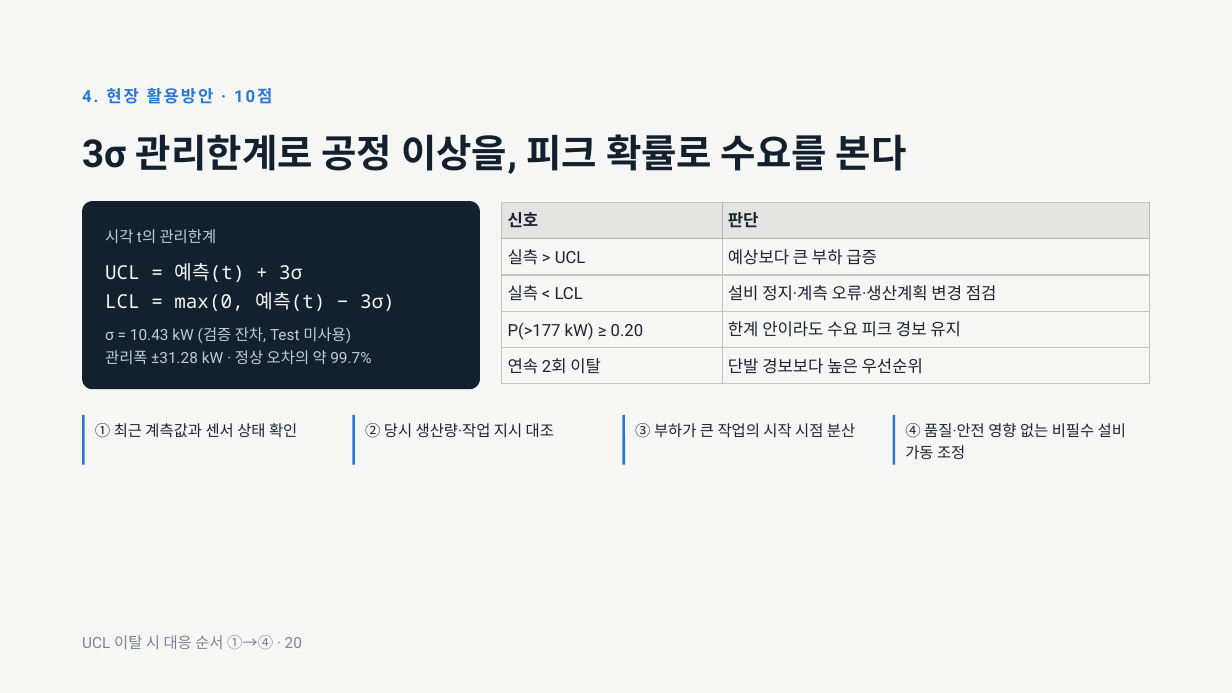
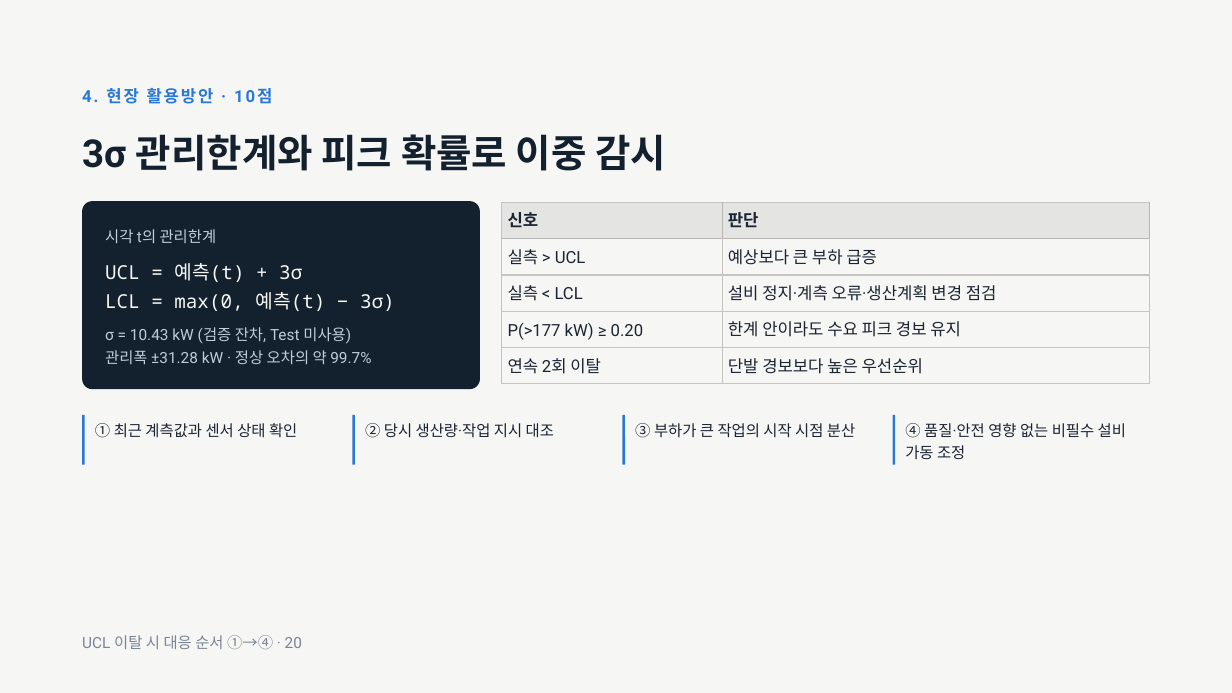
Before and after one commit to jgi0117/KAMP-Competition, a slide deck: slide 20 of docs/presentation/OKM 전력 피크 예측 발표.pptx. Drawn at 1232x693 pixels with LibreOffice and Linux fonts; fonts in the diff are those of the drawing. Boxes give left, top, right and bottom in pixels: in the first picture for what was removed or moved away, otherwise in the second. Text is boxed around its words. In the diff, an @@ line names an element or a change of style, - is before the commit and + after.

```diff
--- a/docs/presentation/OKM 전력 피크 예측 발표.pptx
+++ b/docs/presentation/OKM 전력 피크 예측 발표.pptx
@@ title at (82, 134, 666, 171): text changed @@
-3σ 관리한계로 공정 이상을, 피크 확률로 수요를 본다
+3σ 관리한계와 피크 확률로 이중 감시
```
Also in this commit, not shown: 12 other slides changed.
